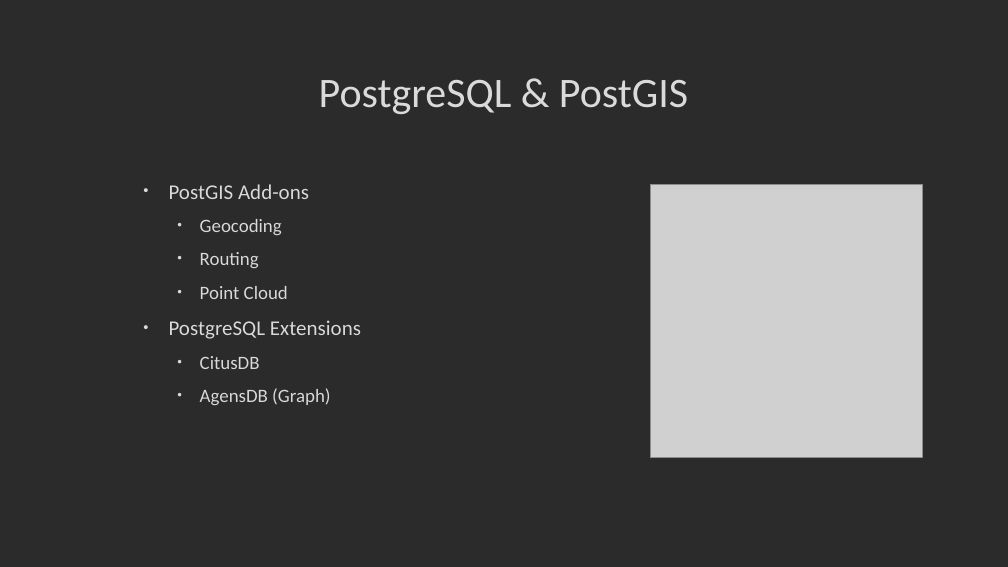
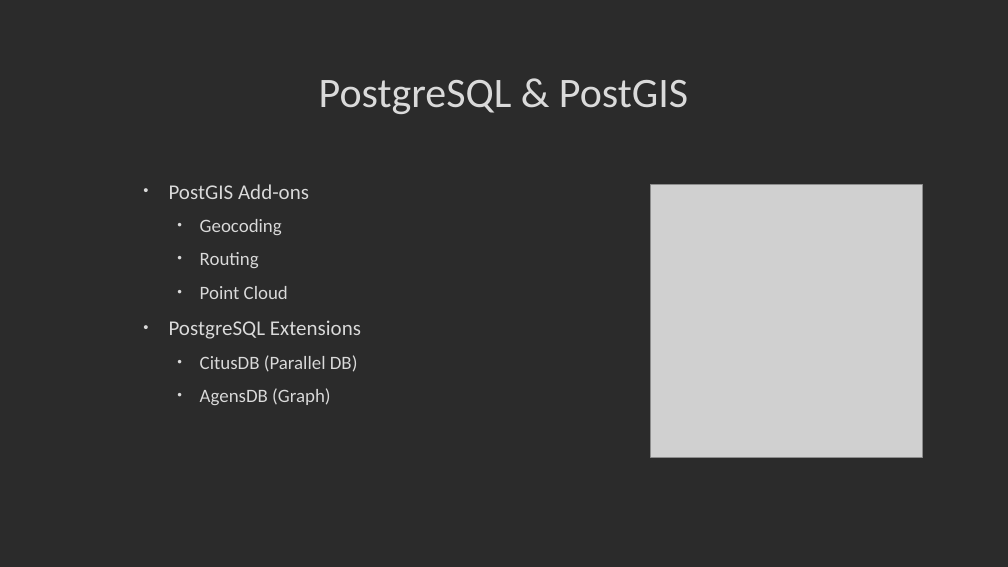
Before and after one commit to MGIS-UMN/GIS5577_week9, a slide deck: slide 10 of big_spatial_data.odp. Drawn at 1008x567 pixels with LibreOffice and Linux fonts; fonts in the diff are those of the drawing; grey boxes stand for pictures; background and template pictures are left out; a plain dark background stands for a picture behind light text. Boxes give left, top, right and bottom in pixels: in the first picture for what was removed or moved away, otherwise in the second. Text is boxed around its words. In the diff, an @@ line names an element or a change of style, - is before the commit and + after.

```diff
--- a/big_spatial_data.odp
+++ b/big_spatial_data.odp
@@ text at <box>200,355,358,372</box>: text changed @@
-  • CitusDB
+  • CitusDB (Parallel DB)
```
Also in this commit, not shown: 3 other slides changed, 7 slides added.
